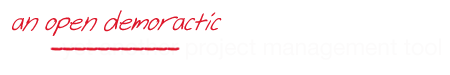
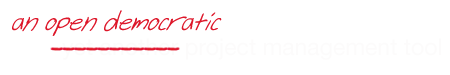
Layers edited between the first and the second 450×75 image:
renamed "an open demoractic" to "an open democratic", painted on it over [157, 16, 196, 31]
